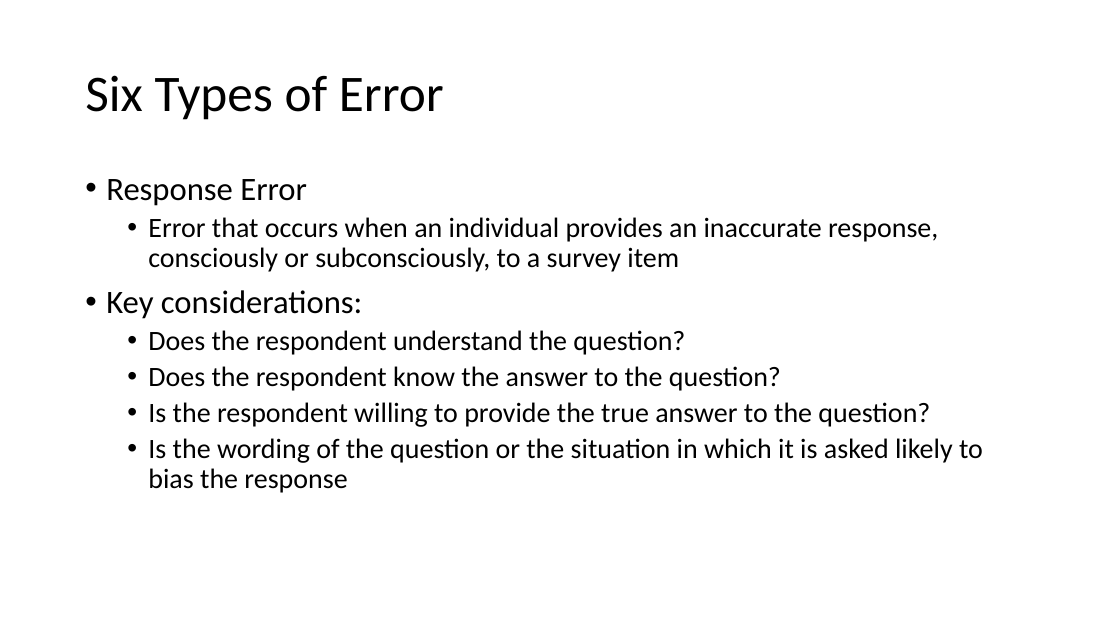
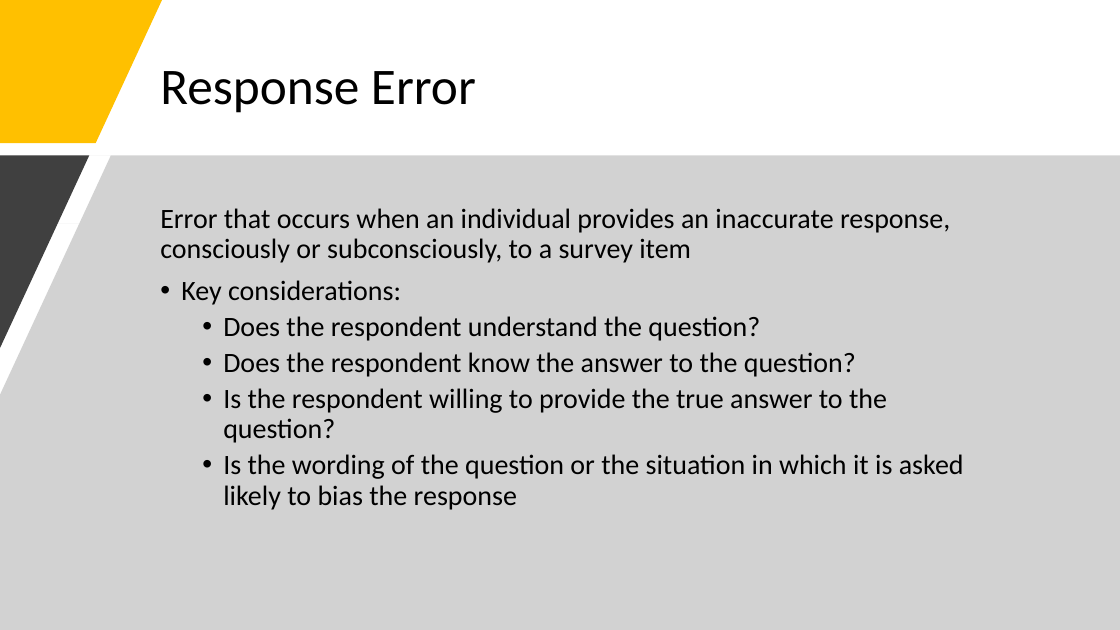
Before and after one commit to mikenguyen13/mar4050, a slide deck: slide 19 of lectures/7/Developing the sampling plan.pptx (slide 10 before the commit). Drawn at 1120x630 pixels with LibreOffice and Linux fonts; fonts in the diff are those of the drawing. Boxes give left, top, right and bottom in pixels: in the first picture for what was removed or moved away, otherwise in the second. Text is boxed around its words. In the diff, an @@ line names an element or a change of style, - is before the commit and + after.

```diff
--- a/lectures/7/Developing the sampling plan.pptx
+++ b/lectures/7/Developing the sampling plan.pptx
@@ freeform shape added at [0,0,162,143], fill #FFC000 @@
@@ title at [160,71,476,113]: text changed @@
-Six Types of Error
+Response Error
@@ freeform shape added at [0,155,1120,630], fill #A6A6A6 at 50% opacity @@
@@ freeform shape added at [0,155,89,348], fill #404040 @@
@@ text at [106,179,307,206]: paragraph removed @@
-• Response Error
@@ text "Error that occurs when an ...": place and size @@
-text "Error that occurs when an ..." at [106,179,983,493]
+text "Error that occurs when an ..." at [160,208,964,510]
@@ text at [160,208,950,305]: size 28 to 24 pt in "Key considerations:"; bullet • to none; list level 2 to 1 in "Error that occurs when an ..." @@
```
Also in this commit, not shown: 17 other slides changed, 13 slides added, 5 other files.
